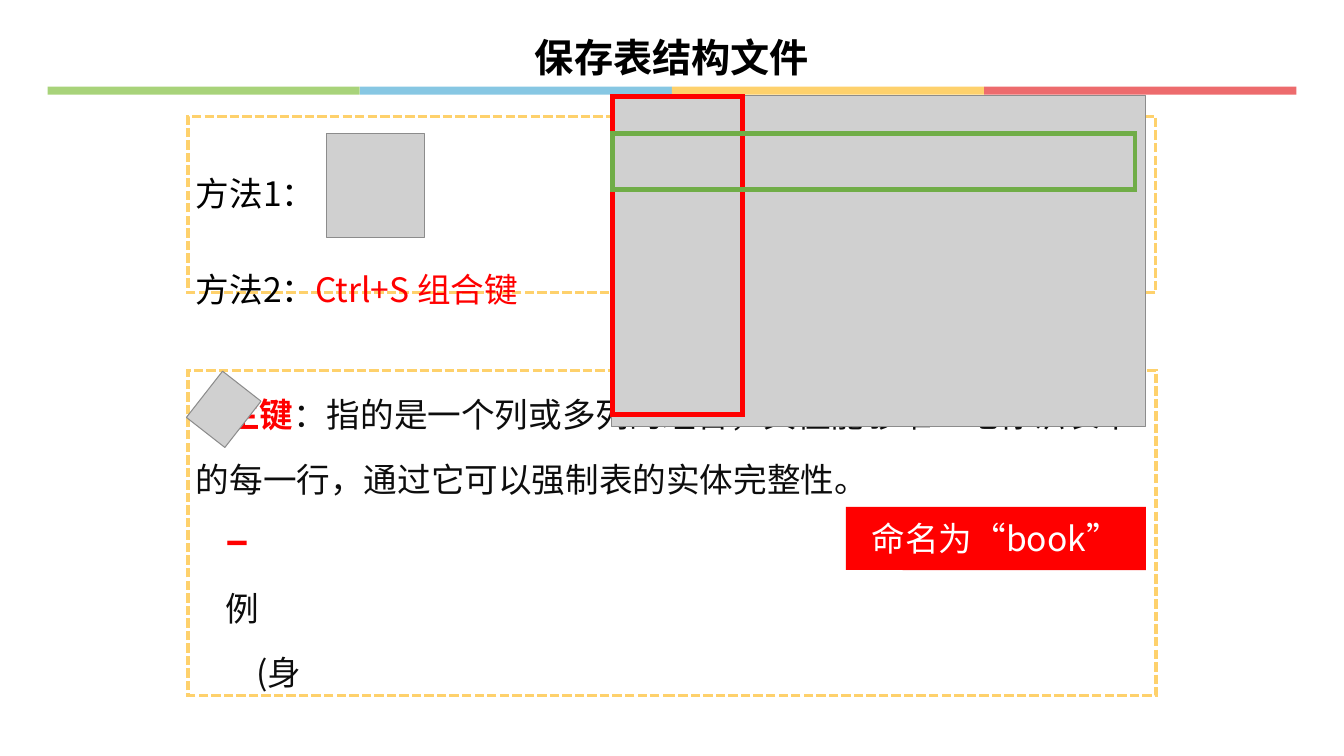
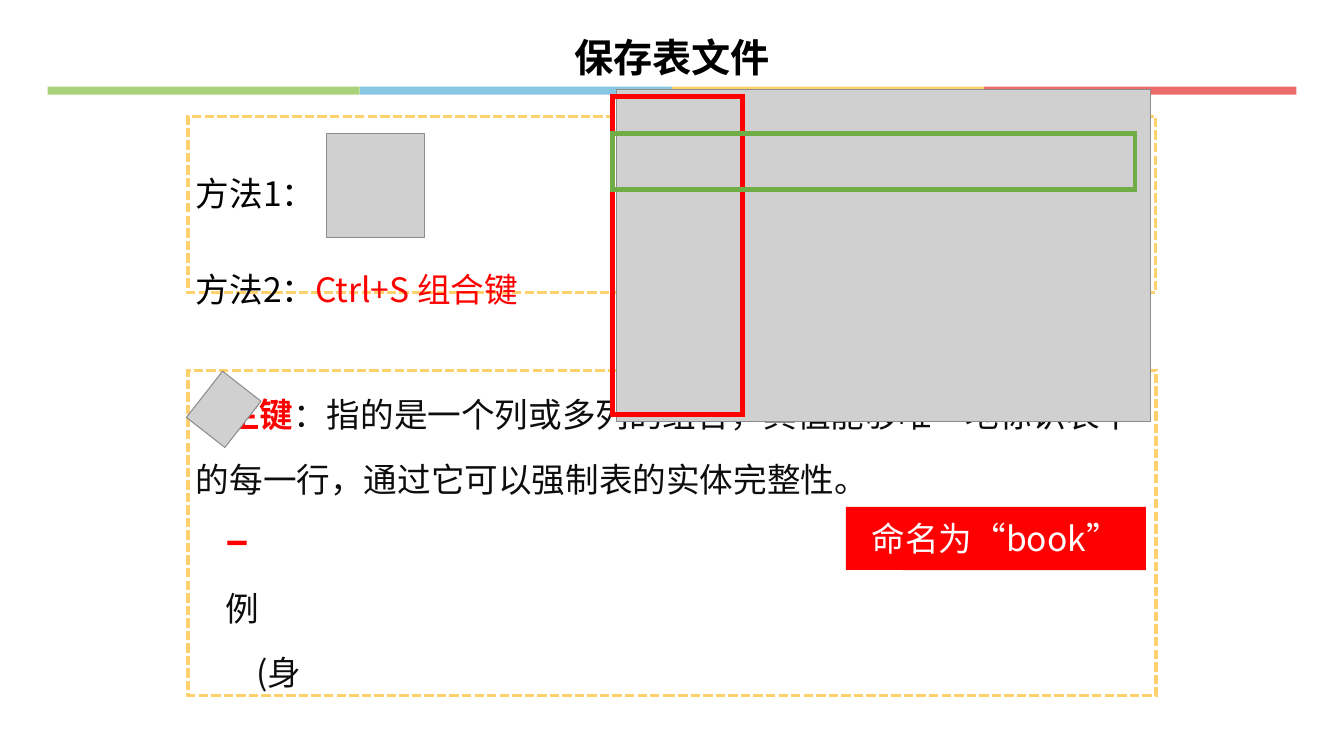
Before and after one commit to hongm32/2020design, a slide deck: slide 13 of 【第37课】数据库的构建/【第37课】数据库的构建.pptx. Drawn at 1344x756 pixels with LibreOffice and Linux fonts; fonts in the diff are those of the drawing; grey boxes stand for pictures. Boxes give left, top, right and bottom in pixels: in the first picture for what was removed or moved away, otherwise in the second. Text is boxed around its words. In the diff, an @@ line names an element or a change of style, - is before the commit and + after.

```diff
--- a/【第37课】数据库的构建/【第37课】数据库的构建.pptx
+++ b/【第37课】数据库的构建/【第37课】数据库的构建.pptx
@@ text at bbox=[574, 38, 770, 76]: text changed @@
-保存表结构文件
+保存表文件
@@ picture: place and size @@
-picture at bbox=[612, 96, 1146, 427]
+picture at bbox=[616, 90, 1150, 421]
```
Also in this commit, not shown: 1 other slide changed, 2 other files.
